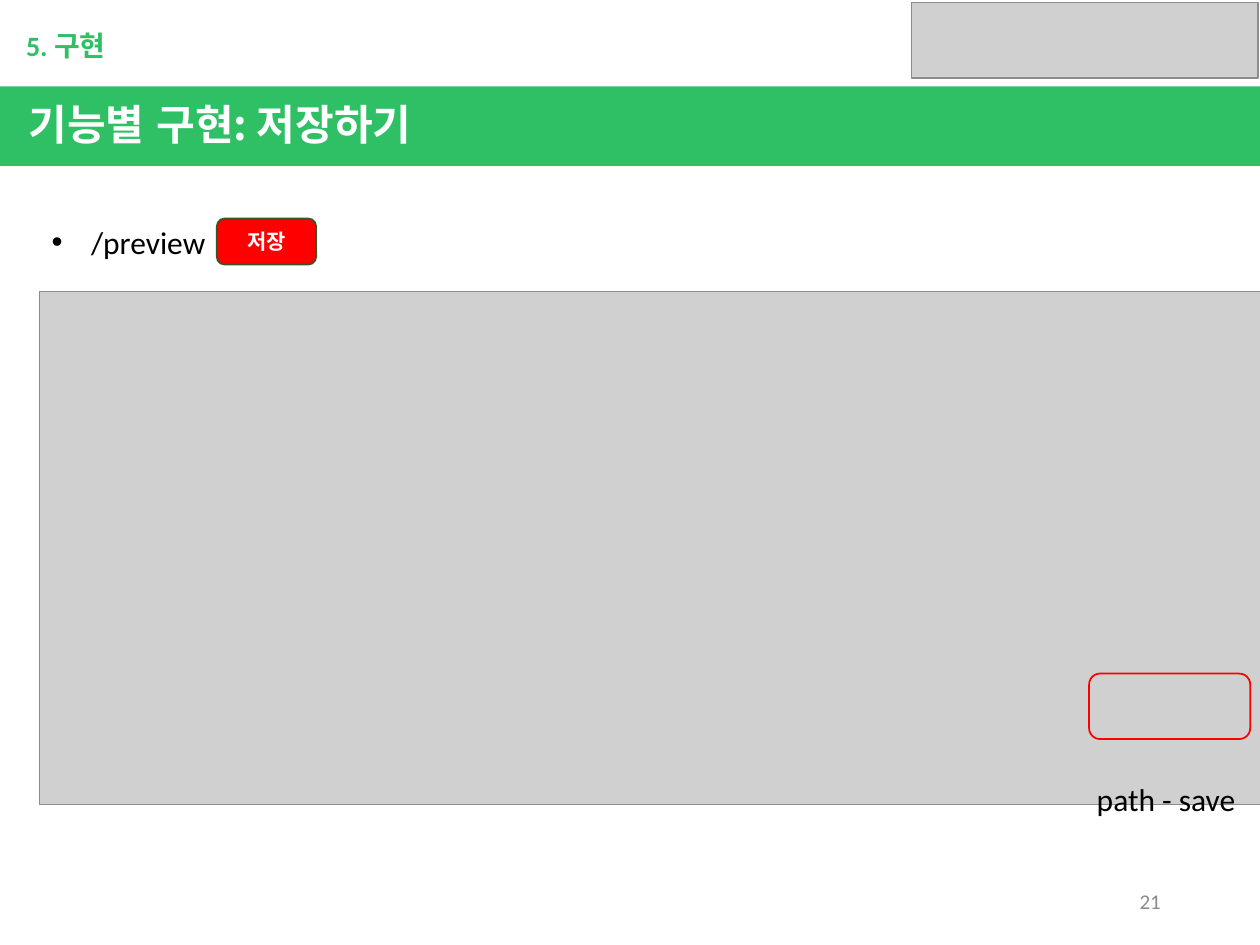
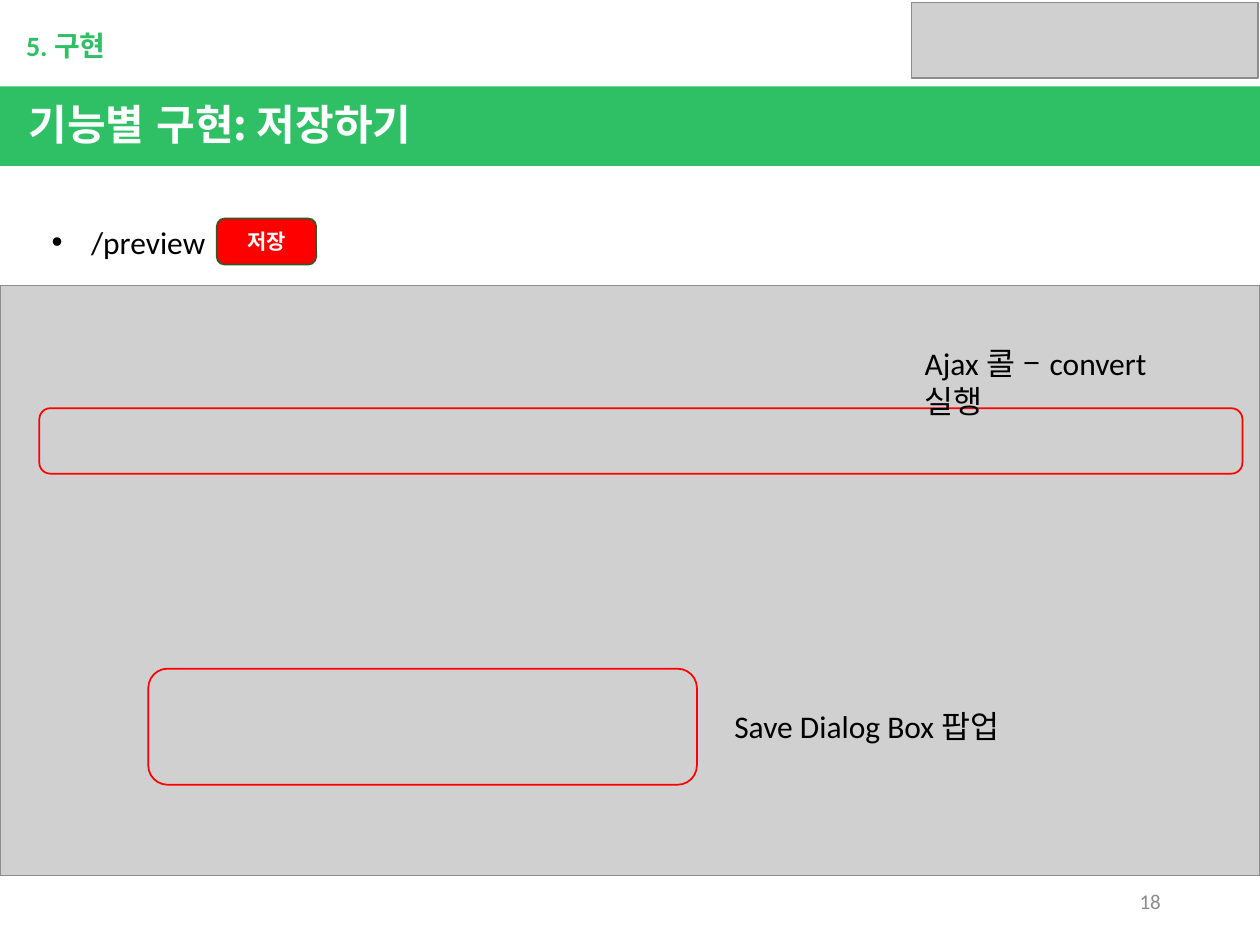
Before and after one commit to lwoody/HtmltoPdf, a slide deck: slide 18 of prototype.pptx (slide 21 before the commit). Drawn at 1260x945 pixels with LibreOffice and Linux fonts; fonts in the diff are those of the drawing; grey boxes stand for pictures. Boxes give left, top, right and bottom in pixels: in the first picture for what was removed or moved away, otherwise in the second. Text is boxed around its words. In the diff, an @@ line names an element or a change of style, - is before the commit and + after.

```diff
--- a/prototype.pptx
+++ b/prototype.pptx
@@ picture: place and size @@
-picture at [39, 292, 1260, 805]
+picture at [0, 285, 1260, 876]
@@ text added at [925, 350, 1147, 416], 18 pt, text #000000 @@
+Ajax 콜 – convert 실행
@@ rounded rectangle added at [39, 408, 1242, 474], outline #FF0000 1 pt @@
@@ rounded rectangle added at [149, 669, 697, 785], outline #FF0000 1 pt @@
@@ rounded rectangle removed at [1089, 674, 1250, 740] @@
@@ text at [734, 712, 999, 744]: text changed @@
-path - save
+Save Dialog Box 팝업
@@ page number at [1140, 895, 1161, 909]: text changed @@
-21
+18
```
Also in this commit, not shown: 5 other slides changed, 2 slides removed.
